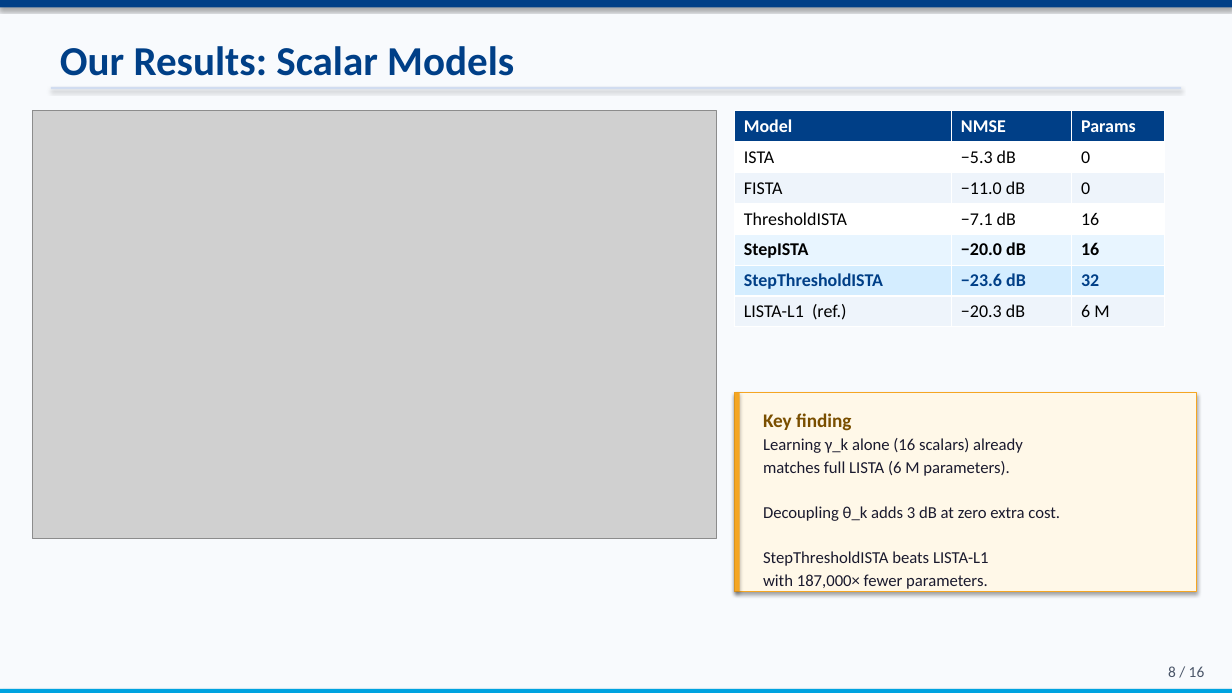
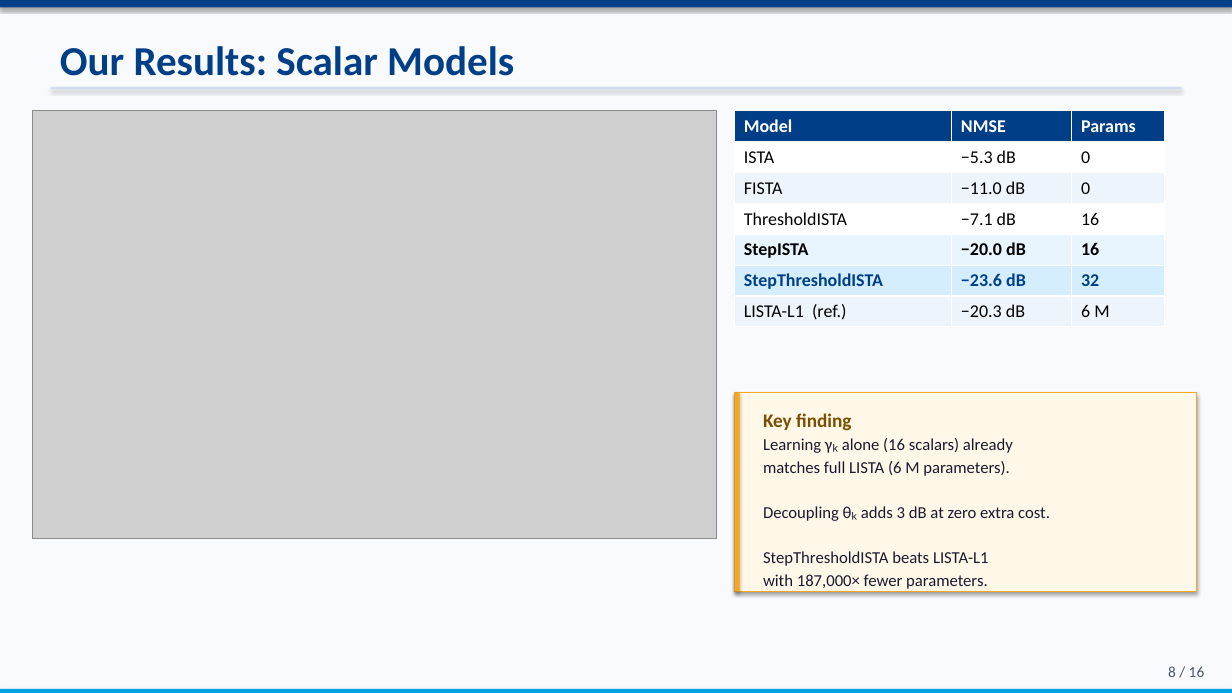
Before and after one commit to ThEpiCake/hyperlista-mbdl, a slide deck: slide 8 of submission/MBDL_Seminar_Presentation.pptx. Drawn at 1232x693 pixels with LibreOffice and Linux fonts; fonts in the diff are those of the drawing; grey boxes stand for pictures. Boxes give left, top, right and bottom in pixels: in the first picture for what was removed or moved away, otherwise in the second. Text is boxed around its words. In the diff, an @@ line names an element or a change of style, - is before the commit and + after.

```diff
--- a/submission/MBDL_Seminar_Presentation.pptx
+++ b/submission/MBDL_Seminar_Presentation.pptx
@@ text at bbox=[763, 438, 1013, 453]: text changed @@
-Learning γ_k alone (16 scalars) already
+Learning γₖ alone (16 scalars) already
@@ text at bbox=[763, 506, 1050, 521]: text changed @@
-Decoupling θ_k adds 3 dB at zero extra cost.
+Decoupling θₖ adds 3 dB at zero extra cost.
```
Also in this commit, not shown: 5 other slides changed, 1 other file.
